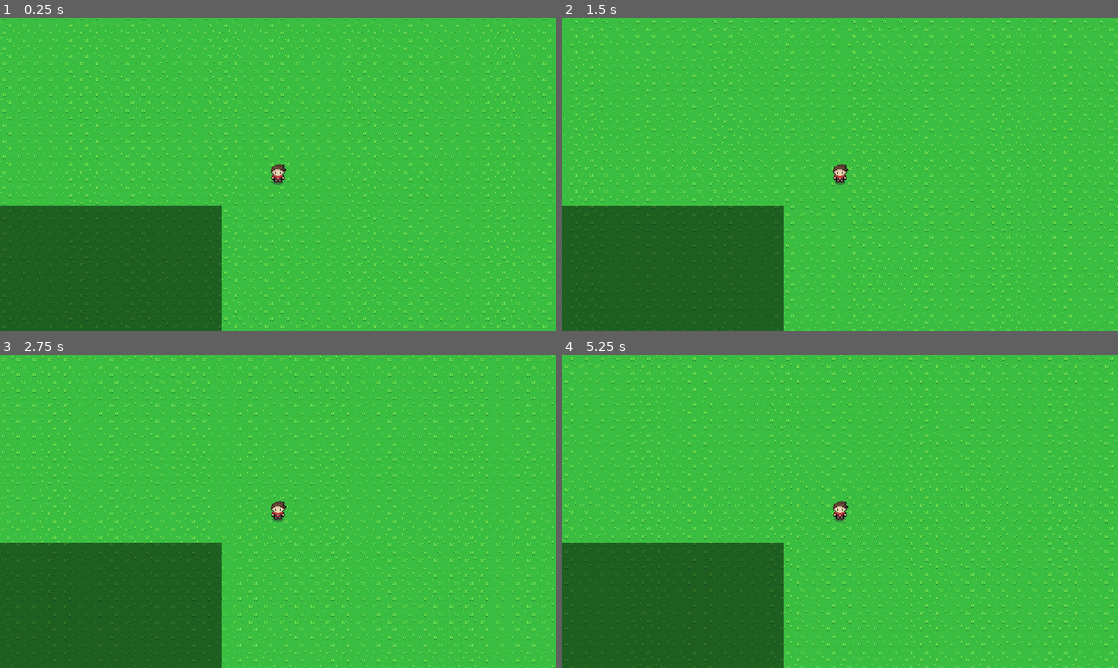
Above: before the commit, frames 1-4 (two rows, left to right).
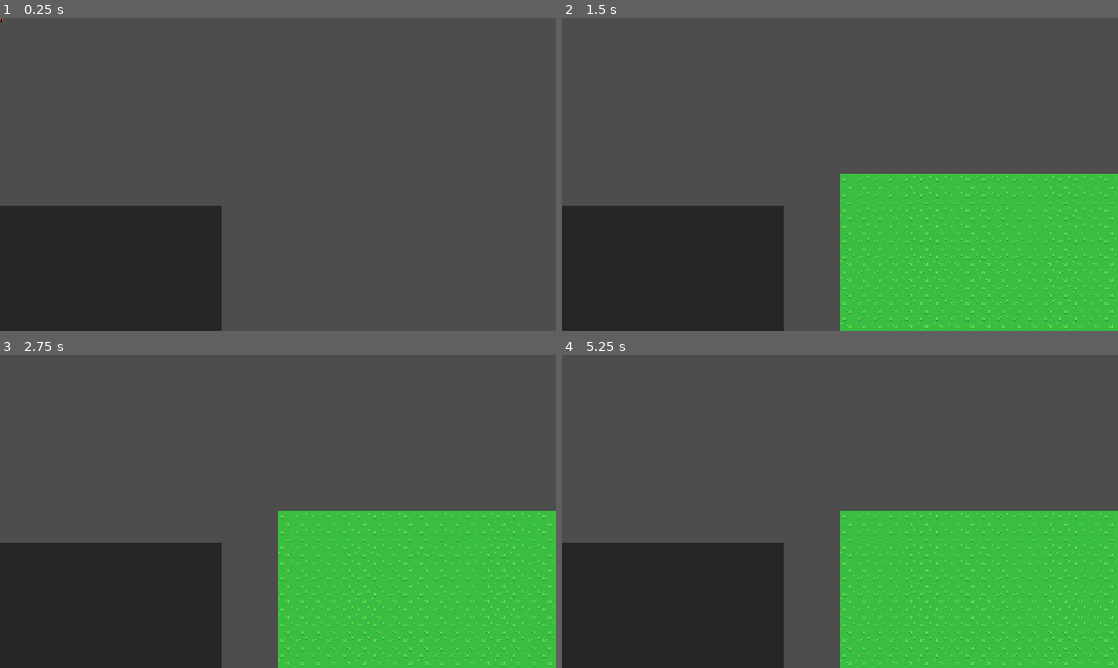
Above: after the commit, the same moments.

Repository: Dinastia-Harzu/un-breve-paseo-por-las-afueras-de-pulkilastia
Game: Godot game, scene res://src/scenes/main.tscn
The game is run twice, just before and just after one commit, with the same random seed, the same clock (stepped at 60 frames per second) and the same inputs.
Inputs:
- Up to frame 1 (0.25 s): no input
- Up to frame 2 (1.5 s): tap Enter (ui_accept) at 0.5, 0.77 s; hold D (right, bound only before the commit) 0.53-1.28 s; hold S (down, bound only before the commit) from 1.28 s (still down)
- Up to frame 3 (2.75 s): tap Enter (ui_accept) at 1.52 s; release S (down, bound only before the commit) at 2.03 s; hold D (right, bound only before the commit) from 2.03 s (still down)
- Up to frame 4 (5.25 s): release D (right, bound only before the commit) at 2.78 s; hold W (up, bound only before the commit) 2.78-3.53 s; tap Enter (ui_accept) at 3.02, 3.77, 4.52 s; hold A (left, bound only before the commit) 3.53-5.03 s; hold S (down, bound only before the commit) from 5.03 s (still down)

The runs differ from the first frame. In frame 1, 100% of the frame differs, in the area x 0-100%, y 0-100%; in frame 2, 79%; in frame 3, 79%; in frame 4, 79%.

Commit message:
Modificar y añadir inputs

Diff:
--- a/project.godot
+++ b/project.godot
@@ -44,24 +44,29 @@
 
 [input]
 
-up={
+move_up={
 "deadzone": 0.2,
 "events": [Object(InputEventKey,"resource_local_to_scene":false,"resource_name":"","device":-1,"window_id":0,"alt_press …(192 unchanged characters)…
 ]
 }
-down={
+move_down={
 "deadzone": 0.2,
 "events": [Object(InputEventKey,"resource_local_to_scene":false,"resource_name":"","device":-1,"window_id":0,"alt_press …(192 unchanged characters)…
 ]
 }
-left={
+move_left={
 "deadzone": 0.2,
 "events": [Object(InputEventKey,"resource_local_to_scene":false,"resource_name":"","device":-1,"window_id":0,"alt_press …(191 unchanged characters)…
 ]
 }
-right={
+move_right={
 "deadzone": 0.2,
 "events": [Object(InputEventKey,"resource_local_to_scene":false,"resource_name":"","device":-1,"window_id":0,"alt_press …(192 unchanged characters)…
+]
+}
+debug_quit={
+"deadzone": 0.2,
+"events": [Object(InputEventKey,"resource_local_to_scene":false,"resource_name":"","device":-1,"window_id":0,"alt_pressed":false,"shift_pressed":false,"ctrl_pressed":false,"meta_pressed":false,"pressed":false,"keycode":0,"physical_keycode":4194305,"key_label":0,"unicode":0,"location":0,"echo":false,"script":null)
 ]
 }
 
--- a/src/scripts/main.gd
+++ b/src/scripts/main.gd
@@ -21,6 +21,11 @@
 
 func _ready() -> void:
 	_init_player()
+
+
+func _unhandled_key_input(event: InputEvent) -> void:
+	if event.is_action_pressed(InputActions.DEBUG_QUIT):
+		Globals.quit_game()
 	load_level(TEST_LEVEL)
 
 
--- a/src/scripts/player/player.gd
+++ b/src/scripts/player/player.gd
@@ -9,7 +9,12 @@
 
 
 func _physics_process(delta: float) -> void:
-	var direction := Input.get_vector(InputActions.LEFT, InputActions.RIGHT, InputActions.UP, InputActions.DOWN)
+	var direction := Input.get_vector(
+		InputActions.MOVE_LEFT,
+		InputActions.MOVE_RIGHT,
+		InputActions.MOVE_UP,
+		InputActions.MOVE_DOWN
+	)
 	if direction:
 		velocity = direction * speed
 	else:
--- a/src/scripts/utils/input_actions.gd
+++ b/src/scripts/utils/input_actions.gd
@@ -91,10 +91,11 @@
 const UI_FILEDIALOG_FOCUS_PATH__MACOS := &"ui_filedialog_focus_path.macos"
 const UI_SWAP_INPUT_DIRECTION := &"ui_swap_input_direction"
 const UI_COLORPICKER_DELETE_PRESET := &"ui_colorpicker_delete_preset"
-const UP := &"up"
-const DOWN := &"down"
-const LEFT := &"left"
-const RIGHT := &"right"
+const MOVE_UP := &"move_up"
+const MOVE_DOWN := &"move_down"
+const MOVE_LEFT := &"move_left"
+const MOVE_RIGHT := &"move_right"
+const DEBUG_QUIT := &"debug_quit"
 const SPATIAL_EDITOR__VIEWPORT_ORBIT_MODIFIER_1 := &"spatial_editor/viewport_orbit_modifier_1"
 const SPATIAL_EDITOR__VIEWPORT_ORBIT_MODIFIER_2 := &"spatial_editor/viewport_orbit_modifier_2"
 const SPATIAL_EDITOR__VIEWPORT_ORBIT_SNAP_MODIFIER_1 := &"spatial_editor/viewport_orbit_snap_modifier_1"
